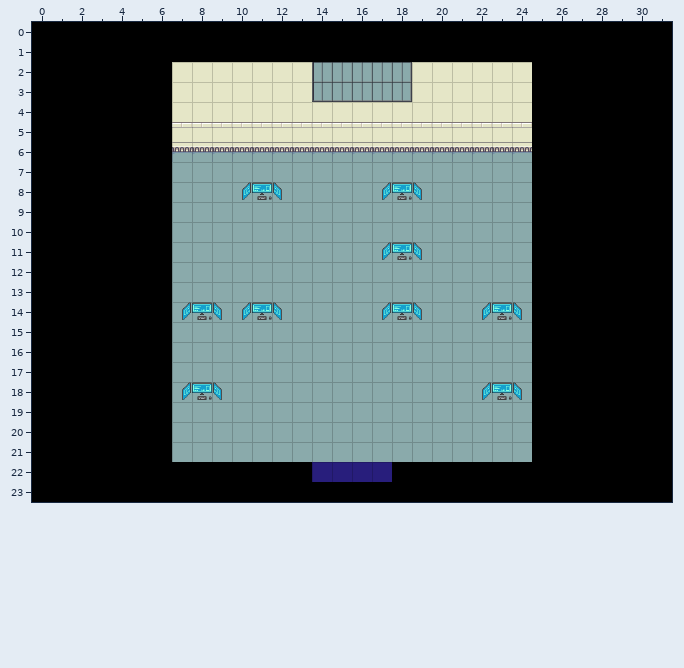
Two states of a Tiled map, assets/maps/salleS36.tmx. Above, as it was before the edit.
Cells are 32x32 px. Shown: x 0..31, y 0..23.
The result:
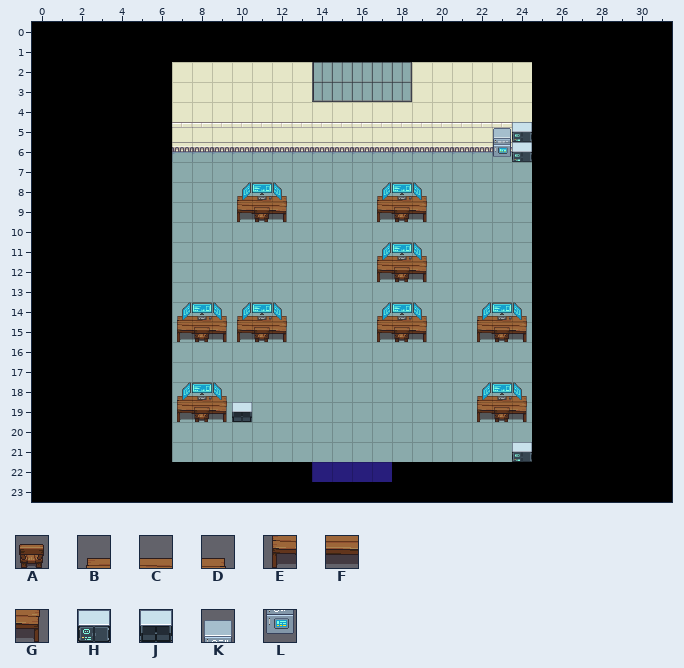
Key: from "Interior": A 441, B 442, C 443, D 444, E 474, F 475, G 476; from "pixel-cyberpunk-interior": H 55, J 76, K 111, L 132.
_ is an empty cell, . an unchanged one.
Tiles of an added or newly shown layer are drawn over the layers below it.
Diff:
--- layer "tables 99" (now shown)
@@ x 23..24 @@
- 5 __
- 6 __
+ 5 KH
+ 6 LH
@@ x 10..19 @@
- 8 ___....___
- 9 ___....___
+ 8 BCD....BCD
+ 9 EFG....EFG
@@ x 17..19 @@
-11 ___
-12 ___
+11 BCD
+12 EFG
@@ x 7..24 @@
-14 ______....___..___
-15 ______....___..___
+14 BCDBCD....BCD..BCD
+15 EFGEFG....EFG..EFG
@@ x 7..24 @@
-18 ___............___
-19 ____...........___
+18 BCD............BCD
+19 EFGJ...........EFG
@@ x 24..24 @@
-21 _
+21 H
--- layer "chaise 99" (now shown)
@@ x 11..18 @@
- 9 _......_
+ 9 A......A
@@ x 18..18 @@
-12 _
+12 A
@@ x 8..23 @@
-15 _.._......_...._
+15 A..A......A....A
@@ x 8..23 @@
-19 _.............._
+19 A..............A
